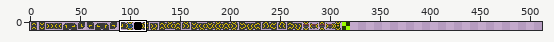
One commit to this pixel-art file: raw-assets/foreground_tiles.aseprite. The first picture is a wide view before the edit; the outline marks the close-up.
Close-up. Old version:
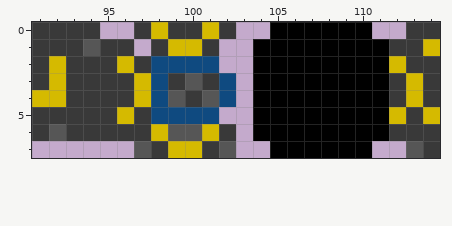
320x8 pixels, 1 frame. Shown: x 91..114, y 0..7. The old version is drawn lined up with the new one, on the new canvas. The commit also changed other parts of the picture, which this record leaves out.
The same view after the edit:
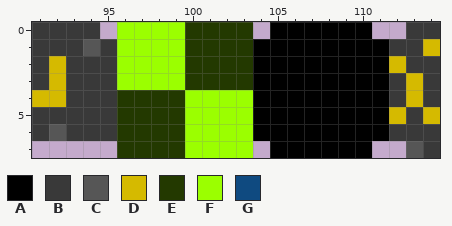
Palette (. is transparent): A #000000  B #393939  C #565656  D #d5ba00  E #233900  F #9bff00  G #0f4a80
From old to new:
canvas 320x8 -> 512x8
@@ x 94..105 @@
-0 B..BDBBDB..A
-1 CBB.BDDB..AA
-2 BBDBGGGG..AA
-3 BBBDGBCBG.AA
-4 BBBDGCBCG.AA
-5 BBDBGGGG..AA
-6 BBBBDCCDB.AA
-7 ...CBDDBC..A
+0 B.FFFFEEEE.A
+1 CBFFFFEEEEAA
+2 BBFFFFEEEEAA
+3 BBFFFFEEEEAA
+4 BBEEEEFFFFAA
+5 BBEEEEFFFFAA
+6 BBEEEEFFFFAA
+7 ..EEEEFFFF.A
Changed places in both close-ups, as pixel boxes (x1, y1, x2, y2):
changed: (117, 22, 253, 158)
